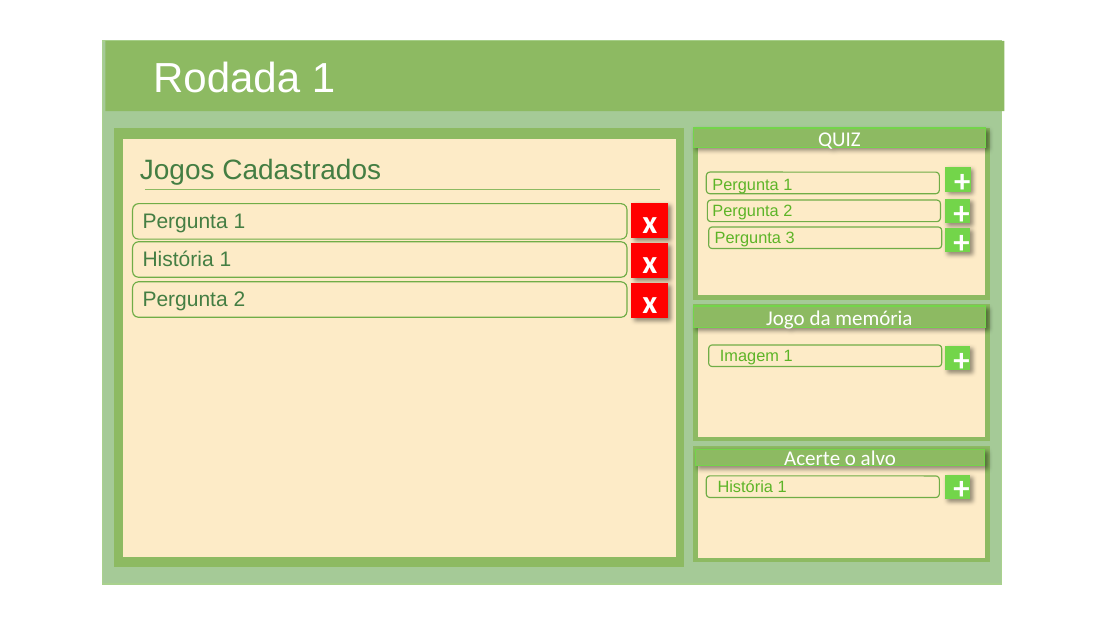
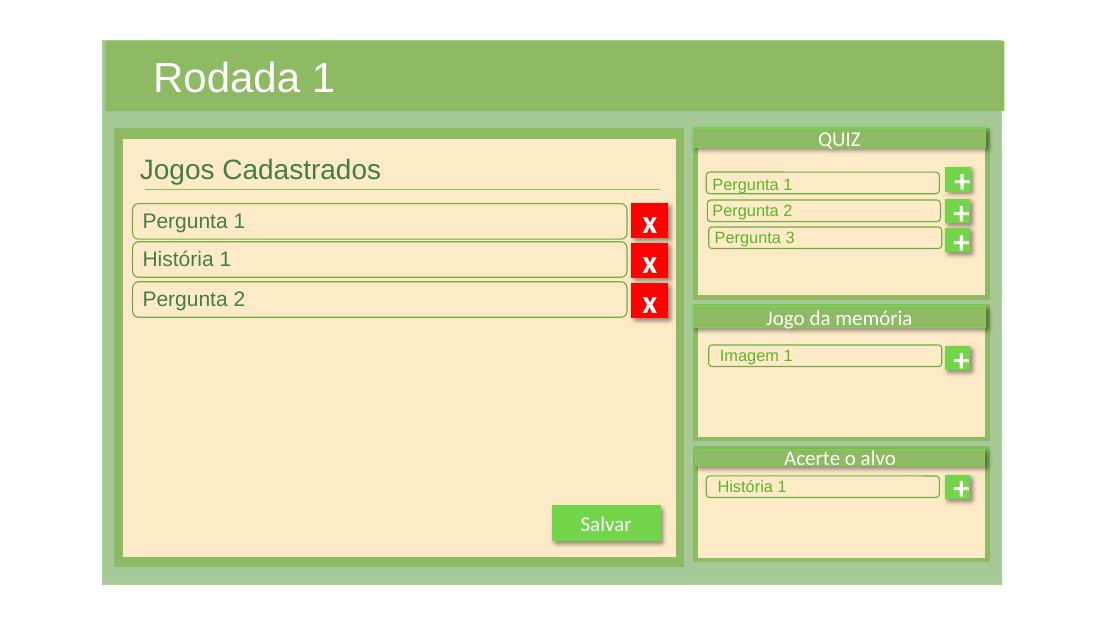
Before and after one commit to NathanReis/FTT-Recicla, a slide deck: slide 25 of DocumentacaoProjeto/Protótipo_Visual.pptx. Drawn at 1120x630 pixels with LibreOffice and Linux fonts; fonts in the diff are those of the drawing. Boxes give left, top, right and bottom in pixels: in the first picture for what was removed or moved away, otherwise in the second. Text is boxed around its words. In the diff, an @@ line names an element or a change of style, - is before the commit and + after.

```diff
--- a/DocumentacaoProjeto/Protótipo_Visual.pptx
+++ b/DocumentacaoProjeto/Protótipo_Visual.pptx
@@ rectangle added at (x1=552, y1=506, x2=660, y2=540), fill #73D54A, outline #73D54A 1 pt, 18 pt, text #FFFFFF @@
+Salvar
```
Also in this commit, not shown: 1 other file.
